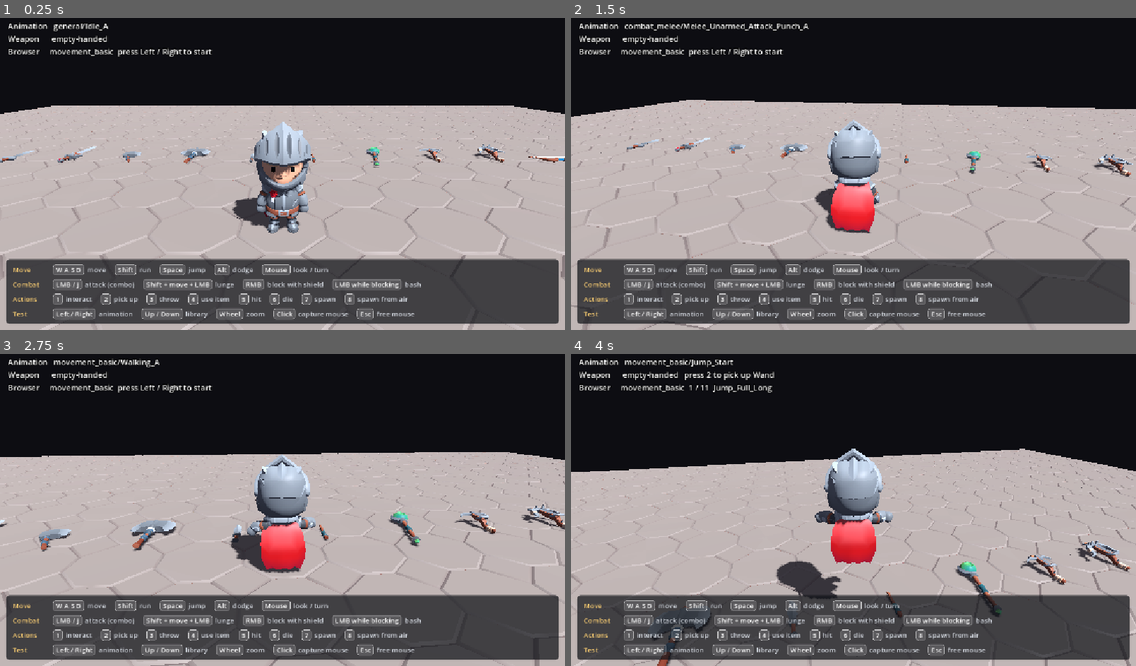
Above: before the commit, frames 1-4 (two rows, left to right).
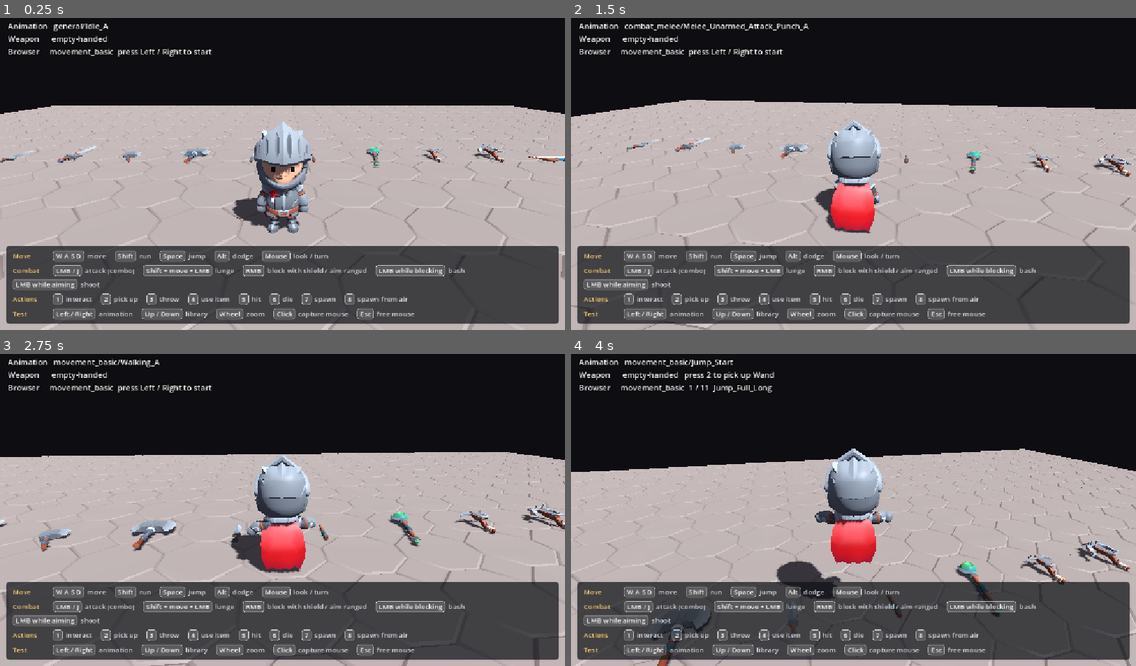
Above: after the commit, the same moments.

Repository: lijw07/roam
Game: Godot game, scene res://scenes/playground/animation_test.tscn
Two runs of this game, one before a commit and one after it. Both use one fixed random seed, a clock stepped at 60 frames per second and the inputs below. The project has no main scene, so this scene is started directly.
Inputs (mouse positions are in pixels of both pictures, inside the frame that each line leads up to):
- Up to frame 1 (0.25 s): no input
- Up to frame 2 (1.5 s): tap Enter at 0.5 s; move the mouse to (881, 170) at 0.52 s; hold J (attack) 0.53-1.28 s; hold W (move_forward) from 0.53 s (still down); click (881, 170) at 0.67 s; tap Space (jump) at 0.77, 1.07 s; right-click (881, 170) at 0.8 s; move the mouse to (825, 174) at 1.27 s; right-click (825, 174) at 1.35 s
- Up to frame 3 (2.75 s): keep holding W (move_forward); tap Space (jump) at 1.52, 1.55, 1.82, 2.1 s; move the mouse to (293, 500) at 2.02 s; hold J (attack) from 2.03 s (still down)
- Up to frame 4 (4 s): keep holding W (move_forward); move the mouse to (847, 513) at 2.77 s; release J (attack) at 2.78 s; tap Up (anim_library_next) at 2.85 s; click (847, 513) at 2.92 s; tap Space (jump) at 3.02, 3.32, 3.77, 3.8 s; right-click (847, 513) at 3.05 s; move the mouse to (893, 510) at 3.52 s; hold Down (anim_library_prev) from 3.53 s (still down)

The runs differ from the first frame. In frame 1, 7.4% of the frame differs, in the area x 1-99%, y 73-87%; in frame 2, 7.4%; in frame 3, 7.4%; in frame 4, 7.4%.

Commit message:
Added in support for animations for bow, crossbow

Diff:
--- a/scenes/equipment/adventurers/bow_withstring.tscn
+++ b/scenes/equipment/adventurers/bow_withstring.tscn
@@ -13,6 +13,11 @@
 idle_animation = &"combat_ranged/Ranged_Bow_Idle"
 run_animation = &"movement_advanced/Running_HoldingBow"
 upper_body_animation = &"combat_ranged/Ranged_Bow_Idle"
+aim_animation = &"combat_ranged/Ranged_Bow_Draw"
+aim_start = 0.3
+aim_ready_time = 1.0
+aim_hold_animation = &"combat_ranged/Ranged_Bow_Aiming_Idle"
+shot_animations = Array[StringName]([&"combat_ranged/Ranged_Bow_Release"])
 
 [node name="Model" parent="." unique_id=1502083608 instance=ExtResource("1_t35k4")]
 
--- a/scenes/equipment/adventurers/crossbow_1handed.tscn
+++ b/scenes/equipment/adventurers/crossbow_1handed.tscn
@@ -9,6 +9,10 @@
 [node name="Crossbow1Handed" type="Area3D" unique_id=1857614428]
 script = ExtResource("2_weapon")
 grip_rotation_degrees = Vector3(0, 90, 0)
+aim_animation = &"combat_ranged/Ranged_1H_Aiming"
+aim_ready_time = 0.4
+shot_animations = Array[StringName]([&"combat_ranged/Ranged_1H_Shoot", &"combat_ranged/Ranged_1H_Reload"])
+aimed_shot_start = 0.3
 
 [node name="Model" parent="." unique_id=720259807 instance=ExtResource("1_2maoa")]
 
--- a/scenes/equipment/adventurers/crossbow_2handed.tscn
+++ b/scenes/equipment/adventurers/crossbow_2handed.tscn
@@ -9,6 +9,11 @@
 [node name="Crossbow2Handed" type="Area3D" unique_id=606328617]
 script = ExtResource("2_weapon")
 grip_rotation_degrees = Vector3(0, 90, 0)
+aim_animation = &"combat_ranged/Ranged_2H_Aiming"
+aim_ready_time = 0.4
+shot_animations = Array[StringName]([&"combat_ranged/Ranged_2H_Shoot", &"combat_ranged/Ranged_2H_Reload"])
+aimed_shot_start = 0.3
+shot_ends_aimed = true
 
 [node name="Model" parent="." unique_id=1557201398 instance=ExtResource("1_1grt1")]
 
--- a/scripts/animation_test.gd
+++ b/scripts/animation_test.gd
@@ -11,7 +11,7 @@
 const PICK_UP_REACH := 1.6
 const CONTROL_GROUPS := [
 	["Move", [["W A S D", "move"], ["Shift", "run"], ["Space", "jump"], ["Alt", "dodge"], ["Mouse", "look / turn"]]],
-	["Combat", [["LMB / J", "attack (combo)"], ["Shift + move + LMB", "lunge"], ["RMB", "block with shield"], ["LMB while blocking", "bash"]]],
+	["Combat", [["LMB / J", "attack (combo)"], ["Shift + move + LMB", "lunge"], ["RMB", "block with shield / aim ranged"], ["LMB while blocking", "bash"], ["LMB while aiming", "shoot"]]],
 	["Actions", [["1", "interact"], ["2", "pick up"], ["3", "throw"], ["4", "use item"], ["5", "hit"], ["6", "die"], ["7", "spawn"], ["8", "spawn from air"]]],
 	["Test", [["Left / Right", "animation"], ["Up / Down", "library"], ["Wheel", "zoom"], ["Click", "capture mouse"], ["Esc", "free mouse"]]],
 ]
--- a/scripts/player.gd
+++ b/scripts/player.gd
@@ -47,6 +47,7 @@
 const HIPS_TRACK := ^"Rig_Medium/Skeleton3D:hips"
 const IN_PLACE_LIBRARY := &"in_place"
 const MIRRORED_LIBRARY := &"mirrored"
+const AIM_HOLD_LIBRARY := &"aim_hold"
 const MIRROR_ACROSS_X := Transform3D(Basis(Vector3(-1, 0, 0), Vector3(0, 1, 0), Vector3(0, 0, 1)), Vector3.ZERO)
 const BONE_TRACK_TYPES: Array[Animation.TrackType] = [Animation.TYPE_POSITION_3D, Animation.TYPE_ROTATION_3D, Animation.TYPE_SCALE_3D]
 const SPINE_TRACK := ^"Rig_Medium/Skeleton3D:spine"
@@ -99,13 +100,14 @@
 var _combo_index := 0
 var _combo_grace := 0.0
 var _shield_raised := false
+var _aim_raised := false
+var _shot_queued := false
+var _shot_step := -1
 var _air_time := 0.0
 var _idle_time := 0.0
 var _hand_slots: Dictionary[StringName, BoneAttachment3D] = {}
 var _pick_up_item: Node3D = null
 var _pick_up_animation := PICK_UP_ANIMATION
-var _held_hand := RIGHT_HAND
-var _held_grip := Transform3D.IDENTITY
 var _held_weapon: Weapon = null
 var _upper_body_twist := UpperBodyTwist.new()
 var _facing_yaw := 0.0
@@ -129,10 +131,11 @@
 
 
 func _physics_process(delta: float) -> void:
-	_update_held_item()
+	_update_pick_up()
 	_combo_grace = maxf(_combo_grace - delta, 0.0)
 	var direction := _input_direction()
 	_update_attack()
+	_update_aim_raise()
 	_lower_shield_if_released()
 	if _action_cancellable and _has_new_input(direction):
 		_end_action()
@@ -144,6 +147,8 @@
 	_update_upper_body_twist(direction, delta)
 	if not _is_blocking():
 		_shield_raised = false
+	if not _is_aiming():
+		_aim_raised = false
 
 
 func is_acting() -> bool:
@@ -159,7 +164,7 @@
 
 
 func pick_up(item: Node3D = null) -> void:
-	var with_left_hand := item != null and _fits_off_hand(item)
+	var with_left_hand := _pick_up_hand(item) == LEFT_HAND
 	var animation := _mirrored(PICK_UP_ANIMATION) if with_left_hand else PICK_UP_ANIMATION
 	if not _perform(animation):
 		return
@@ -167,9 +172,6 @@
 	if item == null:
 		return
 	_pick_up_item = item
-	if not item is Shield and not with_left_hand:
-		_held_hand = item.hand if item is Weapon else RIGHT_HAND
-		_held_grip = item.grip() if item is Weapon else Transform3D.IDENTITY
 	_align_hand_with(item.global_position, MIRROR_ACROSS_X * PICK_UP_HAND_OFFSET if with_left_hand else PICK_UP_HAND_OFFSET)
 
 
@@ -239,7 +241,7 @@
 
 
 func _has_new_input(direction: Vector3) -> bool:
-	if not direction.is_zero_approx() and not _is_blocking():
+	if not direction.is_zero_approx() and not _is_planted():
 		return true
 	return CANCEL_ACTIONS.any(func(action: StringName) -> bool: return Input.is_action_just_pressed(action))
 
@@ -265,10 +267,16 @@
 		if Input.is_action_just_pressed("attack") and _is_blocking():
 			_start_action(shield.bash_animation)
 			return
+		if _is_aiming() and not _aim_raised:
+			_raise_aim(false)
+			return
+		if Input.is_action_just_pressed("attack") and _ranged_weapon() != null:
+			_shoot()
+			return
 		if Input.is_action_just_pressed("attack") and _can_attack():
 			_attack(direction)
 			return
-	if _is_blocking():
+	if _is_planted():
 		direction = Vector3.ZERO
 	var gait := _gait(direction)
 	velocity.x = direction.x * gait.speed
@@ -280,11 +288,6 @@
 	_animate(direction, gait, delta)
 
 
-func _update_held_item() -> void:
-	_update_pick_up()
-	_settle_held_item()
-
-
 func _move_with_action(delta: float) -> void:
 	var action_velocity := _action_velocity if animation_player.current_animation_position < _action_velocity_duration else Vector3.ZERO
 	velocity.x = action_velocity.x
@@ -298,8 +301,20 @@
 	return shield != null and is_on_floor() and Input.is_action_pressed("secondary")
 
 
+func _is_aiming() -> bool:
+	return _ranged_weapon() != null and is_on_floor() and Input.is_action_pressed("secondary")
+
+
+func _is_planted() -> bool:
+	return _is_blocking() or _is_aiming()
+
+
+func _ranged_weapon() -> Weapon:
+	return _held_weapon if _held_weapon != null and _held_weapon.is_ranged() else null
+
+
 func _follows_camera() -> bool:
-	return not dead and (_attacking or _is_blocking())
+	return not dead and (_attacking or _is_planted())
 
 
 func _update_facing(direction: Vector3, delta: float) -> void:
@@ -359,7 +374,7 @@
 	if not is_on_floor():
 		velocity.y -= gravity * delta
 		_air_time += delta
-	elif not _is_blocking() and Input.is_action_just_pressed("jump"):
+	elif not _is_planted() and Input.is_action_just_pressed("jump"):
 		velocity.y = jump_velocity
 		_air_time = AIRBORNE_DELAY
 		_play(_stanced(JUMP_START_ANIMATION), BLEND_TIME, JUMP_TAKEOFF_TIME)
@@ -392,6 +407,9 @@
 	if _is_blocking():
 		_play(shield.hold_animation)
 		return
+	if _is_aiming():
+		_play(_aim_hold_animation())
+		return
 	if _held_weapon != null and _held_weapon.idle_animation != &"":
 		_play(_held_weapon.idle_animation)
 		return
@@ -484,6 +502,61 @@
 		return
 	_action_cancellable = true
 	_combo_grace = animation_player.current_animation_length - animation_player.current_animation_position + COMBO_GRACE
+
+
+func _raise_aim(then_shoot: bool) -> void:
+	var weapon := _ranged_weapon()
+	_aim_raised = true
+	_start_action(weapon.aim_animation, false, Vector3.ZERO, BLEND_TIME, weapon.aim_start)
+	_attacking = true
+	_shot_queued = then_shoot
+
+
+func _update_aim_raise() -> void:
+	var weapon := _ranged_weapon()
+	if weapon == null or _action != weapon.aim_animation:
+		return
+	if Input.is_action_just_pressed("attack"):
+		_shot_queued = true
+	if animation_player.current_animation_position >= weapon.aim_ready_time:
+		_finish_aim_raise()
+	elif not _shot_queued and not _is_aiming():
+		_end_action()
+
+
+func _finish_aim_raise() -> void:
+	if _shot_queued:
+		_start_shot_step(0, _ranged_weapon().aimed_shot_start)
+	else:
+		_end_action()
+
+
+func _shoot() -> void:
+	if _is_aiming():
+		_start_shot_step(0, _ranged_weapon().aimed_shot_start)
+	else:
+		_raise_aim(true)
+
+
+func _start_shot_step(step: int, from: float) -> void:
+	_start_action(_held_weapon.shot_animations[step], false, Vector3.ZERO, BLEND_TIME, from)
+	_attacking = true
+	_shot_step = step
+
+
+func _continue_shot(finished_step: int) -> void:
+	var weapon := _ranged_weapon()
+	if finished_step + 1 < weapon.shot_animations.size():
+		_start_shot_step(finished_step + 1, 0.0)
+	else:
+		_aim_raised = weapon.shot_ends_aimed
+
+
+func _aim_hold_animation() -> StringName:
+	var weapon := _ranged_weapon()
+	if weapon.aim_hold_animation != &"":
+		return weapon.aim_hold_animation
+	return _derived_animation(AIM_HOLD_LIBRARY, weapon.aim_animation, _looping_tail.bind(weapon.aim_ready_time))
 
 
 func _perform(animation: StringName) -> bool:
@@ -530,7 +603,17 @@
 	_held_weapon = item as Weapon
 	if not _allows_shield():
 		release_shield()
-	_attach_to_hand(item, RIGHT_HAND, _held_grip if _held_hand == RIGHT_HAND else Transform3D.IDENTITY)
+	_attach_to_hand(item, _main_hand_for(item), _held_weapon.grip() if _held_weapon != null else Transform3D.IDENTITY)
+
+
+func _pick_up_hand(item: Node3D) -> StringName:
+	if item != null and _fits_off_hand(item):
+		return LEFT_HAND
+	return _main_hand_for(item)
+
+
+func _main_hand_for(item: Node3D) -> StringName:
+	return item.hand if item is Weapon else RIGHT_HAND
 
 
 func _take_off_hand_weapon(item: Weapon) -> void:
@@ -556,12 +639,6 @@
 	return held_item == null or (_held_weapon != null and _held_weapon.allows_shield)
 
 
-func _settle_held_item() -> void:
-	if held_item == null or _action == _pick_up_animation or held_item.get_parent() == _hand_slot(_held_hand):
-		return
-	_attach_to_hand(held_item, _held_hand, _held_grip)
-
-
 func _attach_to_hand(item: Node3D, hand: StringName, grip: Transform3D) -> void:
 	item.reparent(_hand_slot(hand), false)
 	item.transform = grip
@@ -583,6 +660,8 @@
 	_action_velocity_duration = INF
 	_attacking = false
 	_attack_step = null
+	_shot_queued = false
+	_shot_step = -1
 	_combo_grace = 0.0
 	_idle_time = 0.0
 	_play(animation, blend, from)
@@ -595,15 +674,20 @@
 	_action_velocity_duration = INF
 	_attacking = false
 	_attack_step = null
+	_shot_queued = false
+	_shot_step = -1
 
 
 func _on_animation_finished(animation: StringName) -> void:
 	if animation != _action:
 		return
 	var finished_combo_step := _attack_step != null
+	var finished_shot_step := _shot_step
 	_end_action()
 	if finished_combo_step:
 		_combo_grace = COMBO_GRACE
+	if finished_shot_step >= 0:
+		_continue_shot(finished_shot_step)
 	if dead and DEATH_POSES.has(animation):
 		_play(DEATH_POSES[animation], 0.0)
 
@@ -698,6 +782,34 @@
 	return path
 
 
+func _looping_tail(source: Animation, start: float) -> Animation:
+	var tail := Animation.new()
+	tail.length = source.length - start
+	tail.loop_mode = Animation.LOOP_LINEAR
+	for track in source.get_track_count():
+		var type := source.track_get_type(track)
+		if type not in BONE_TRACK_TYPES:
+			continue
+		var copy := tail.add_track(type)
+		tail.track_set_path(copy, source.track_get_path(track))
+		tail.track_insert_key(copy, 0.0, _track_value_at(source, track, start))
+		for key in source.track_get_key_count(track):
+			var time := source.track_get_key_time(track, key)
+			if time > start:
+				tail.track_insert_key(copy, time - start, source.track_get_key_value(track, key))
+	return tail
+
+
+func _track_value_at(animation: Animation, track: int, time: float) -> Variant:
+	match animation.track_get_type(track):
+		Animation.TYPE_POSITION_3D:
+			return animation.position_track_interpolate(track, time)
+		Animation.TYPE_ROTATION_3D:
+			return animation.rotation_track_interpolate(track, time)
+		_:
+			return animation.scale_track_interpolate(track, time)
+
+
 func _without_root_slide(source: Animation) -> Animation:
 	var copy: Animation = source.duplicate(true)
 	var root_slide := copy.find_track(ROOT_TRACK, Animation.TYPE_POSITION_3D)
--- a/scripts/weapon.gd
+++ b/scripts/weapon.gd
@@ -16,6 +16,19 @@
 @export var run_animation: StringName = &""
 @export var upper_body_animation: StringName = &""
 
+@export_group("Ranged")
+@export var aim_animation: StringName = &""
+@export var aim_start := 0.0
+@export var aim_ready_time := 0.0
+@export var aim_hold_animation: StringName = &""
+@export var shot_animations: Array[StringName] = []
+@export var aimed_shot_start := 0.0
+@export var shot_ends_aimed := false
+
+
+func is_ranged() -> bool:
+	return aim_animation != &""
+
 
 func grip() -> Transform3D:
 	return Transform3D(Basis.from_euler(grip_rotation_degrees * (PI / 180.0)), Vector3.ZERO)
Not shown, changed: README.md
